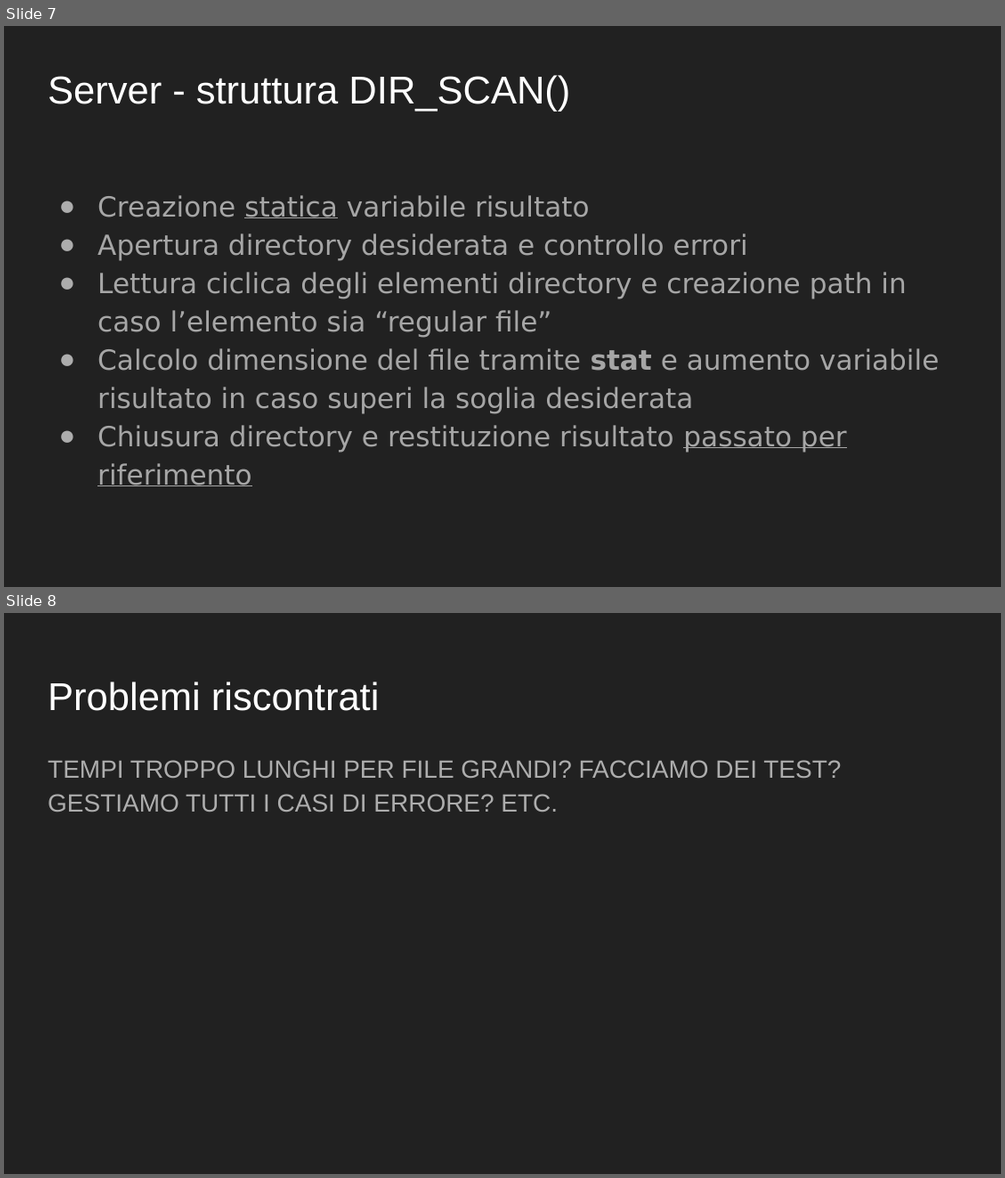
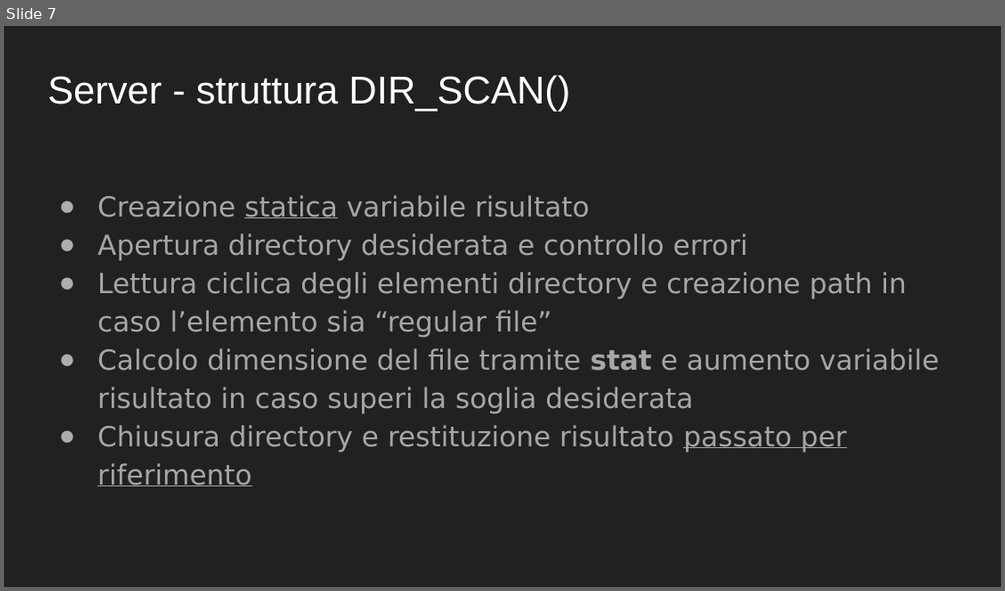
Before and after one commit to reticalcolatori/esercitazione8, a slide deck: PresentazioneEs6.pptx. Shown one above the other, each under a label of ours: slides 7 and 8 before the commit, slide 7 after it. The pictures are 1005x1178 and 1005x591 pixels, drawn with LibreOffice and Linux fonts; fonts in the diff are those of the drawing. Boxes give left, top, right and bottom in pixels: in the first picture for what was removed or moved away, otherwise in the second. Text is boxed around its words. In the diff, an @@ line names an element or a change of style, - is before the commit and + after.

```diff
--- a/PresentazioneEs6.pptx
+++ b/PresentazioneEs6.pptx
@@ slide 8 removed at (x1=4, y1=613, x2=1001, y2=1174), background #212121 @@
@@ text removed at (x1=48, y1=682, x2=380, y2=711) @@
-Problemi riscontrati
@@ text removed at (x1=48, y1=760, x2=841, y2=811) @@
-TEMPI TROPPO LUNGHI PER FILE GRANDI? FACCIAMO DEI TEST? GESTIAMO TUTTI I CASI DI ERRORE? ETC.
```
Also in this commit, not shown: 4 slides changed.
